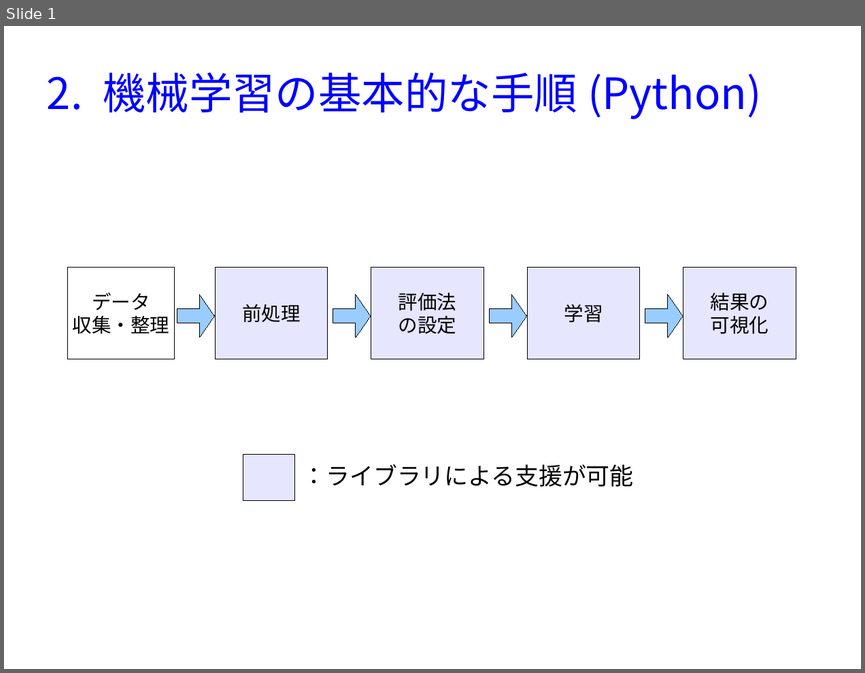
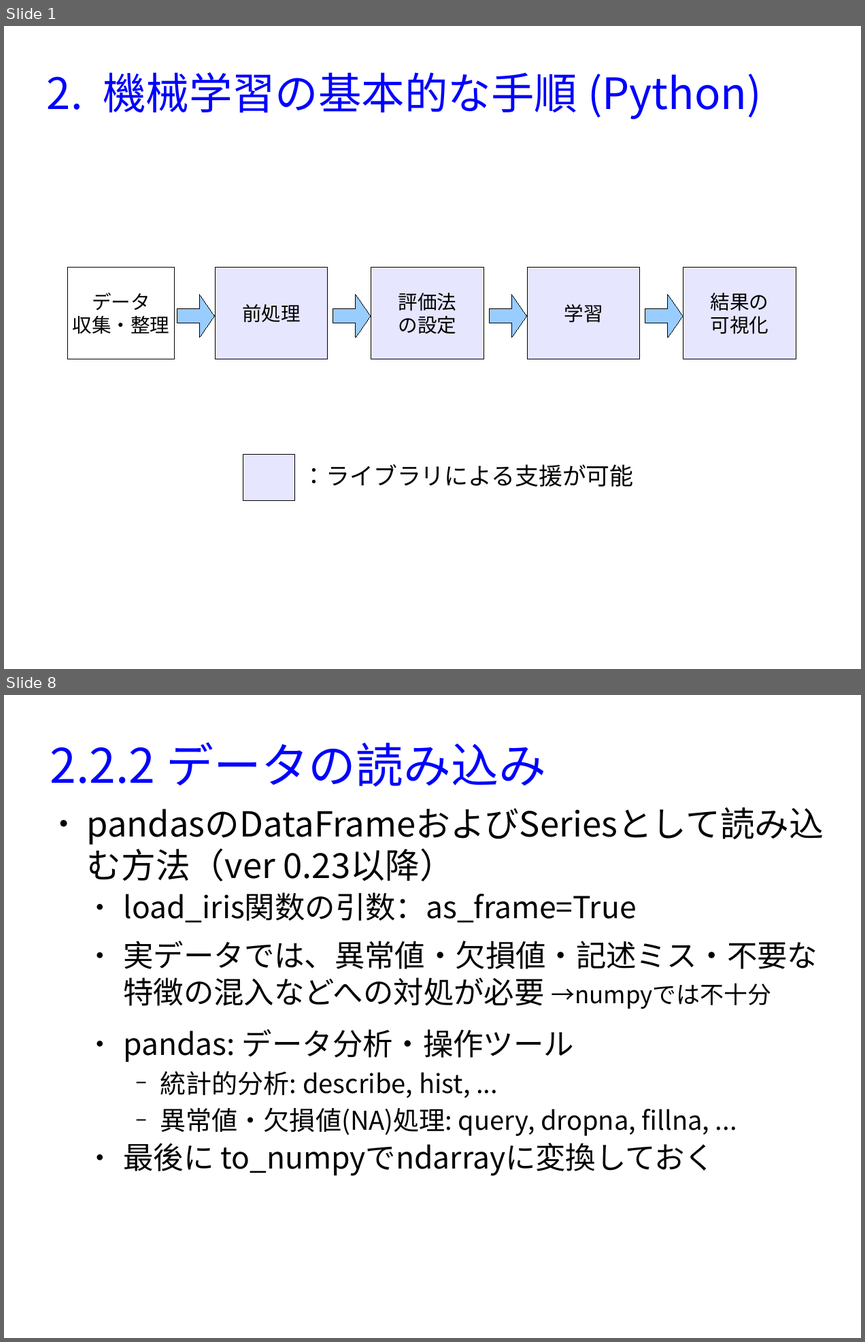
Before and after one commit to MasahiroAraki/MLCourse, a slide deck: slide/chap02-python.odp. Shown one above the other, each under a label of ours: slide 1 before the commit, slides 1 and 8 after it; the slides between them are not shown. The pictures are 865x673 and 865x1342 pixels, drawn with LibreOffice and Linux fonts; fonts in the diff are those of the drawing. Boxes give left, top, right and bottom in pixels: in the first picture for what was removed or moved away, otherwise in the second. Text is boxed around its words. In the diff, an @@ line names an element or a change of style, - is before the commit and + after.

```diff
--- a/slide/chap02-python.odp
+++ b/slide/chap02-python.odp
@@ slide 8 added at (4, 695, 861, 1338), background #FFFFFF @@
@@ title added at (50, 742, 546, 787), 44 pt, text #0000FF @@
+2.2.2 データの読み込み
@@ text added at (86, 843, 817, 1176), 28 pt, text #000000 @@
+● pandasのDataFrameおよびSeriesとして読み込む方法（ver 0.23以降）
+  ● load_iris関数の引数：as_frame=True
+  ● 実データでは、異常値・欠損値・記述ミス・不要な特徴の混入などへの対処が必要 →numpyでは不十分
+  ● pandas: データ分析・操作ツール
+    − 統計的分析: describe, hist, ...
+    − 異常値・欠損値(NA)処理: query, dropna, fillna, ...
+  ● 最後に to_numpyでndarrayに変換しておく
```
Also in this commit, not shown: 9 slides changed, 10 other slides added, 1 other file.
